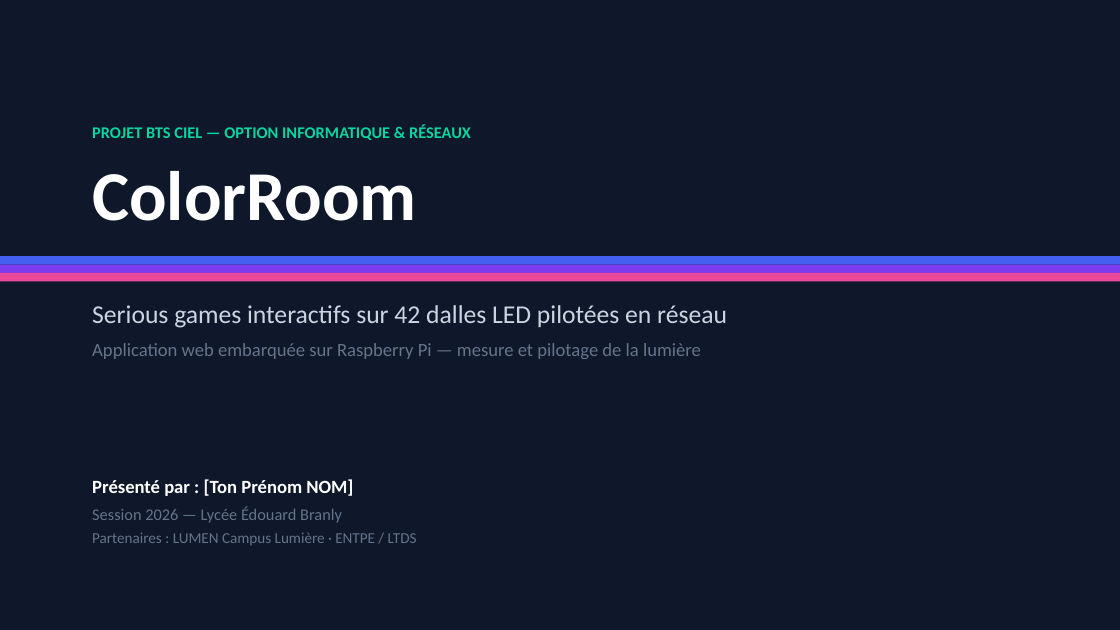
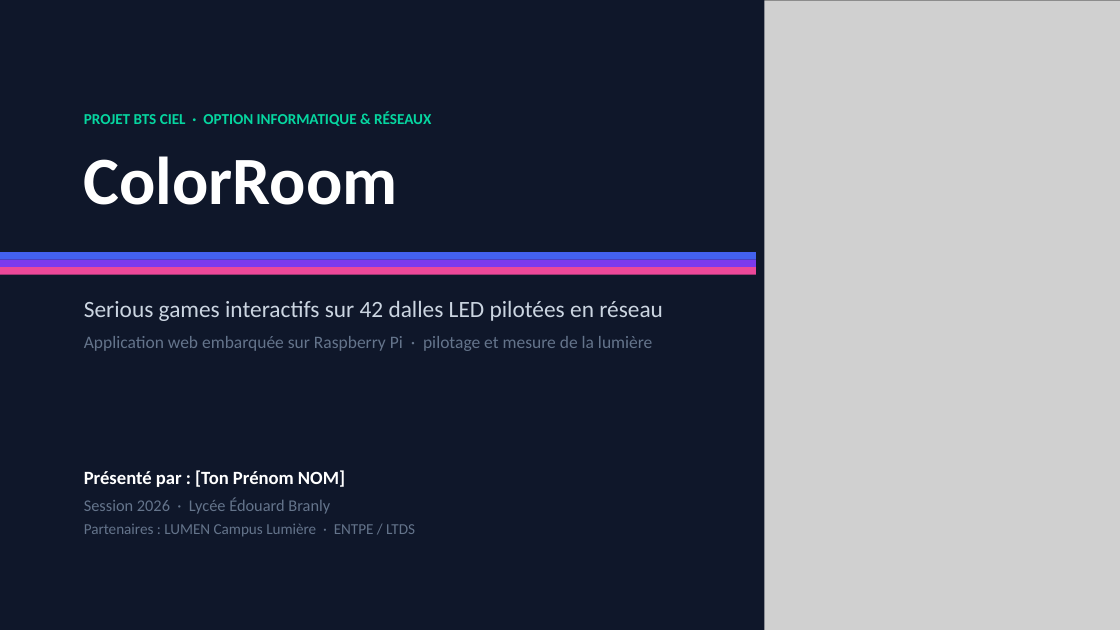
Before and after one commit to NewGenesisAgency/color_room, a slide deck: slide 1 of ColorRoom_Presentation_BTS_CIEL.pptx. Drawn at 1120x630 pixels with LibreOffice and Linux fonts; fonts in the diff are those of the drawing; grey boxes stand for pictures. Boxes give left, top, right and bottom in pixels: in the first picture for what was removed or moved away, otherwise in the second. Text is boxed around its words. In the diff, an @@ line names an element or a change of style, - is before the commit and + after.

```diff
--- a/ColorRoom_Presentation_BTS_CIEL.pptx
+++ b/ColorRoom_Presentation_BTS_CIEL.pptx
@@ rectangle added at (x1=723, y1=0, x2=765, y2=630), fill #0F172A @@
@@ picture added at (x1=760, y1=0, x2=1120, y2=630) @@
@@ text "PROJET BTS CIEL · OPTION ..." moved from (x1=92, y1=124, x2=471, y2=221) to (x1=84, y1=111, x2=431, y2=205) @@
@@ text at (x1=84, y1=111, x2=431, y2=126): text changed; size 14 to 13 pt @@
-PROJET BTS CIEL — OPTION INFORMATIQUE & RÉSEAUX
+PROJET BTS CIEL · OPTION INFORMATIQUE & RÉSEAUX
@@ text at (x1=84, y1=156, x2=398, y2=205): size 60 to 58 pt in "ColorRoom" @@
@@ rectangle resized from (x1=0, y1=273, x2=1120, y2=281) to (x1=0, y1=252, x2=756, y2=260) @@
@@ rectangle at (x1=0, y1=252, x2=756, y2=260): fill #EC4899 to #4361EE @@
@@ rectangle resized from (x1=0, y1=265, x2=1120, y2=273) to (x1=0, y1=260, x2=756, y2=267) @@
@@ rectangle removed at (x1=0, y1=256, x2=1120, y2=265) @@
@@ rectangle added at (x1=0, y1=267, x2=756, y2=275), fill #EC4899 @@
@@ text "Serious games interactifs sur 42 ..." moved from (x1=92, y1=305, x2=727, y2=359) to (x1=84, y1=301, x2=663, y2=351) @@
@@ text at (x1=84, y1=301, x2=663, y2=321): size 22 to 20 pt in "Serious games interactifs sur 42 dalles LED ..." @@
@@ text at (x1=84, y1=336, x2=652, y2=351): text changed; size 16 to 15 pt @@
-Application web embarquée sur Raspberry Pi — mesure et pilotage de la lumière
+Application web embarquée sur Raspberry Pi · pilotage et mesure de la lumière
@@ text "Présenté par : [Ton Prénom ..." moved from (x1=92, y1=479, x2=417, y2=545) to (x1=84, y1=470, x2=415, y2=537) @@
@@ text at (x1=84, y1=498, x2=330, y2=514): text changed @@
-Session 2026 — Lycée Édouard Branly
+Session 2026 · Lycée Édouard Branly
```
Also in this commit, not shown: 18 other slides changed, 2 slides added, 24 other files.
